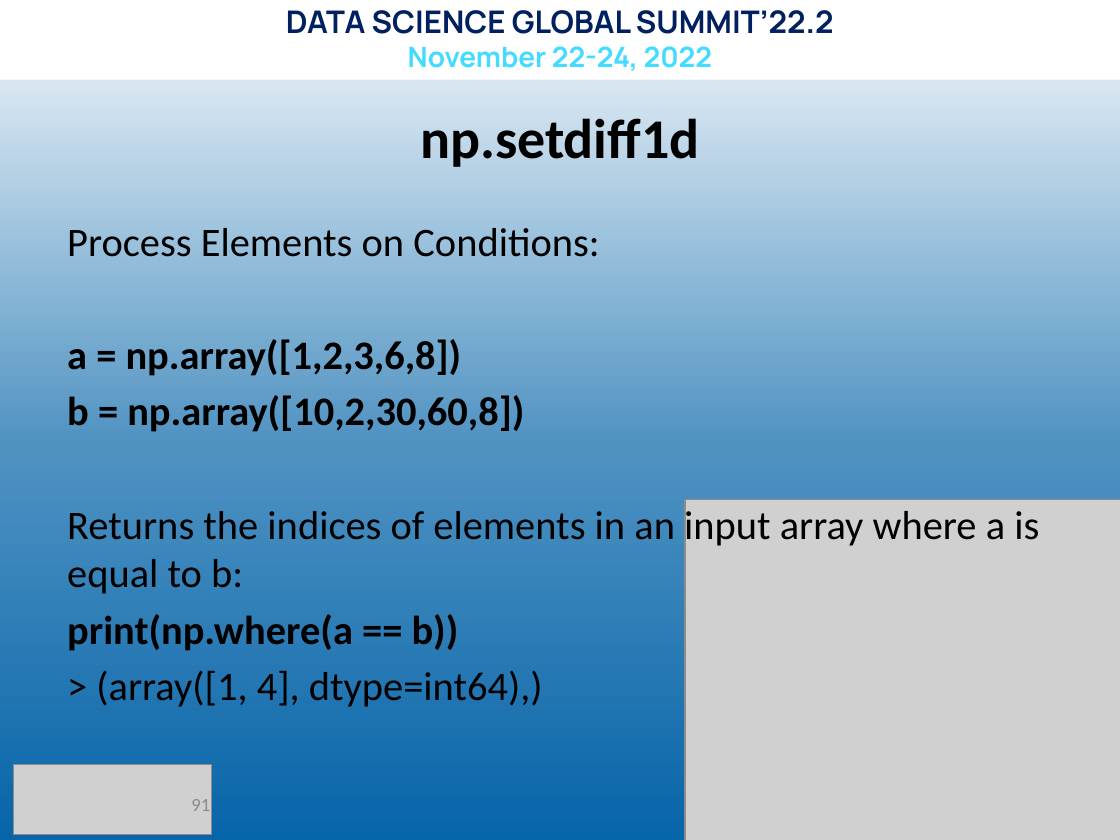
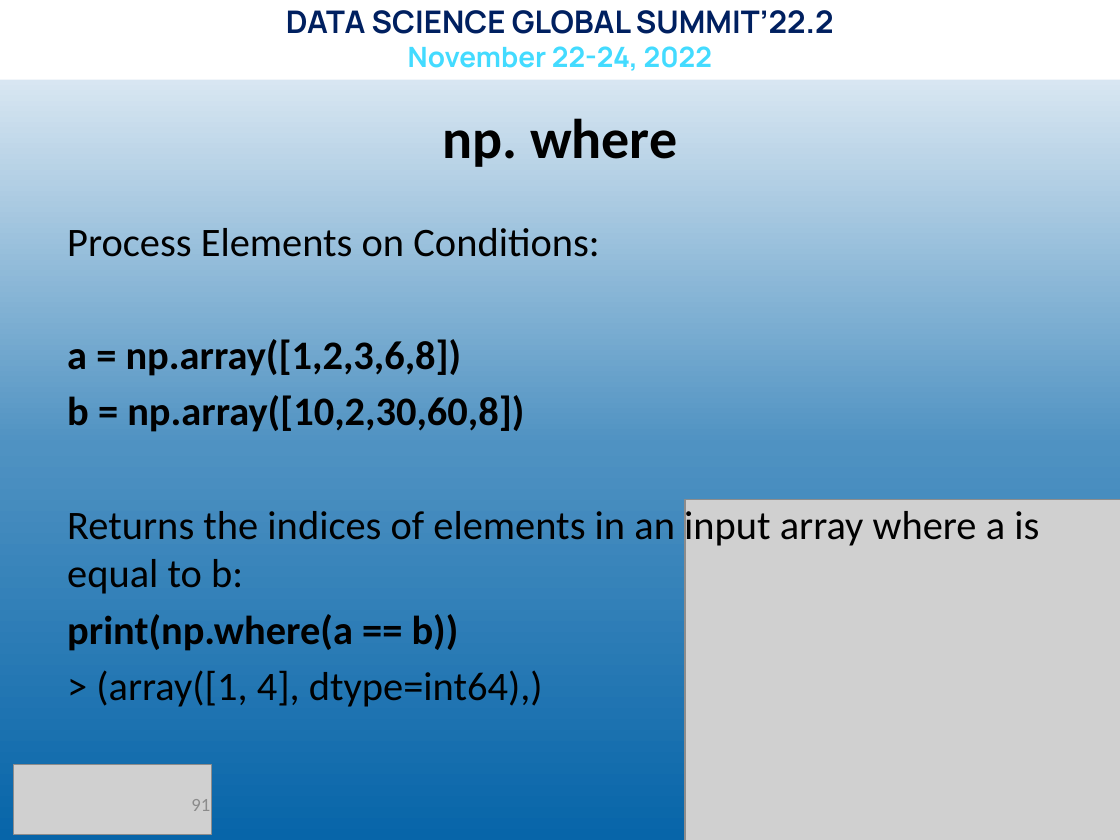
Before and after one commit to BaseMax/DataScienceGlobalSummit-NumPy, a slide deck: slide 91 of data-science-event.pptx. Drawn at 1120x840 pixels with LibreOffice and Linux fonts; fonts in the diff are those of the drawing; grey boxes stand for pictures. Boxes give left, top, right and bottom in pixels: in the first picture for what was removed or moved away, otherwise in the second. Text is boxed around its words. In the diff, an @@ line names an element or a change of style, - is before the commit and + after.

```diff
--- a/data-science-event.pptx
+++ b/data-science-event.pptx
@@ title at [442,118,677,167]: text changed @@
-np.setdiff1d
+np. where
```
Also in this commit, not shown: 2 other slides changed.
